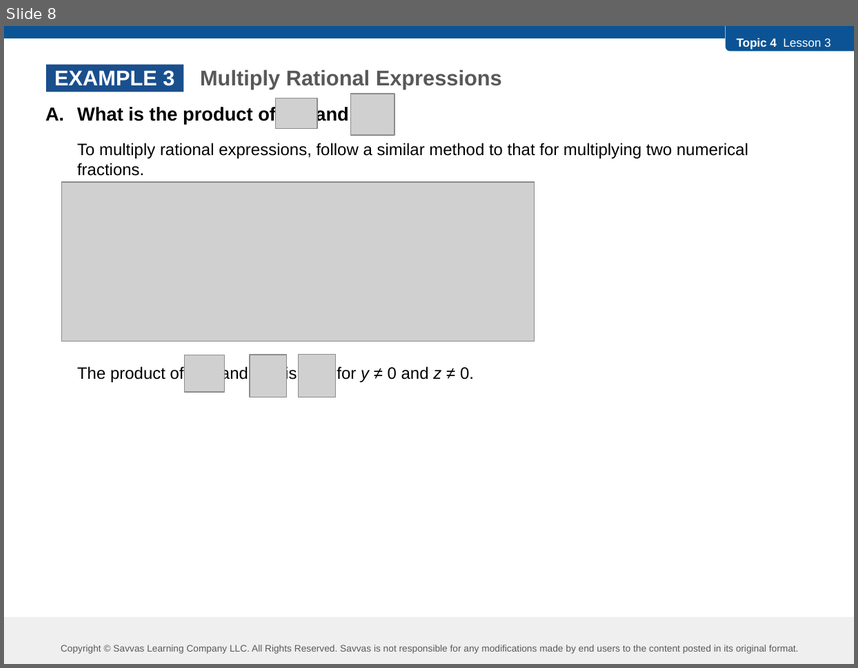
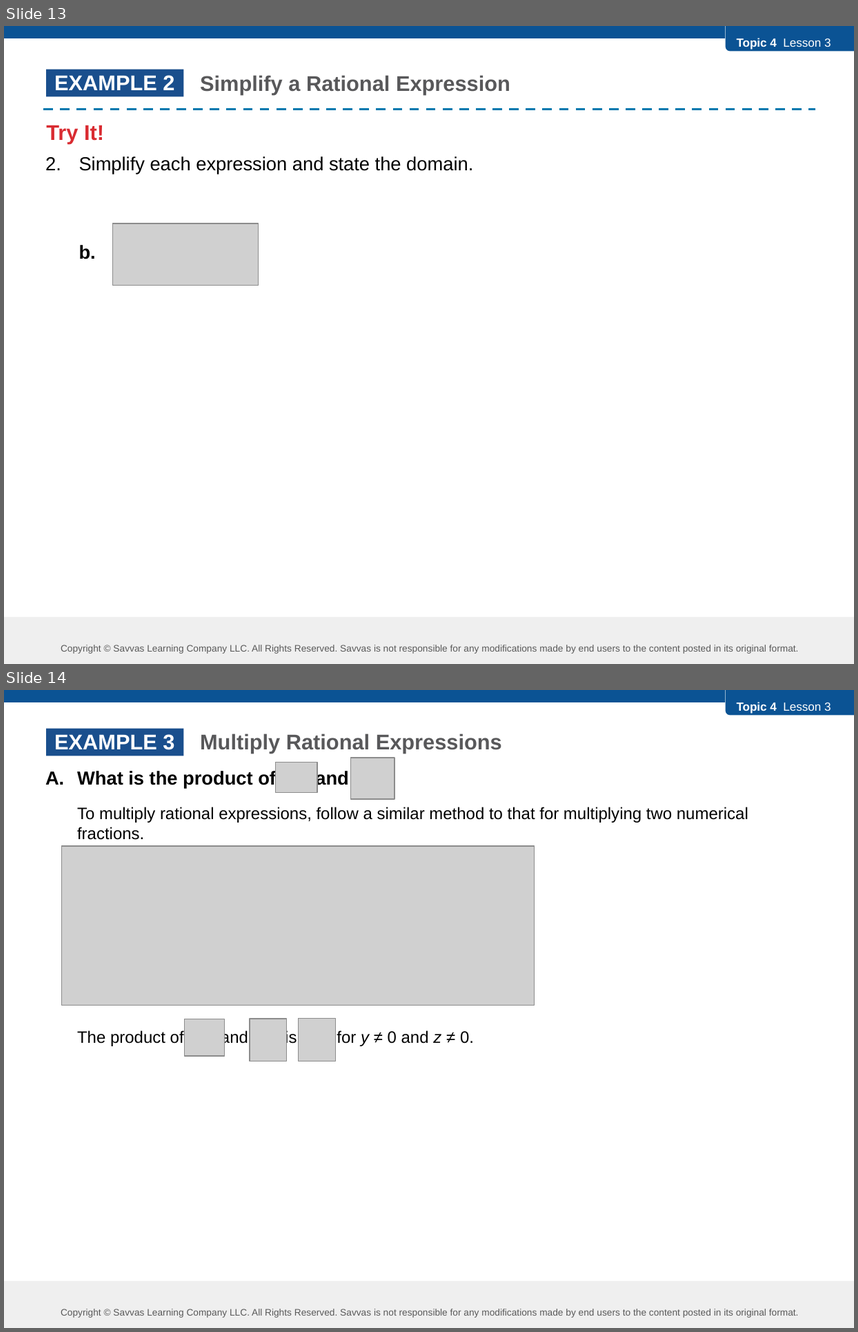
Before and after one commit to robjohncolson/feb25-25, a slide deck: L4-3.pptx. Shown one above the other, each under a label of ours: slide 8 before the commit, slides 13 and 14 after it. The pictures are 858x668 and 858x1332 pixels, drawn with LibreOffice and Linux fonts; fonts in the diff are those of the drawing; grey boxes stand for pictures. Boxes give left, top, right and bottom in pixels: in the first picture for what was removed or moved away, otherwise in the second. Text is boxed around its words. In the diff, an @@ line names an element or a change of style, - is before the commit and + after.

```diff
--- a/L4-3.pptx
+++ b/L4-3.pptx
@@ slide 13 added at <box>4,26,854,664</box>, background #FFFFFF; not listed: 5 template elements that a slide beside it also shows @@
@@ text added at <box>46,75,510,259</box>, 16 pt, text #000000 @@
+Simplify a Rational Expression
+Try It!
+2. Simplify each expression and state the domain.
+b.
@@ rectangle added at <box>47,69,184,96</box>, fill #1A4F8D, 18 pt, text #FFFFFF, bold @@
+EXAMPLE 2
@@ line added from (44, 109) to (816, 109), #0078AE 2 pt dashed @@
@@ picture added at <box>113,223,258,285</box> @@
@@ what was slide 8 is now slide 14 @@
```
Also in this commit, not shown: 8 slides changed, 8 other slides added, 2 slides removed, 7 other files.
